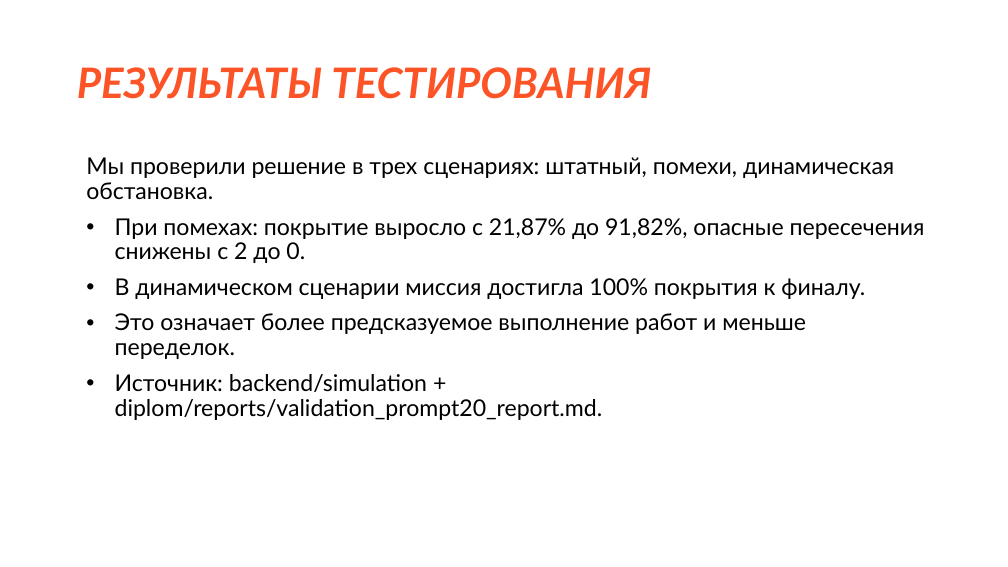
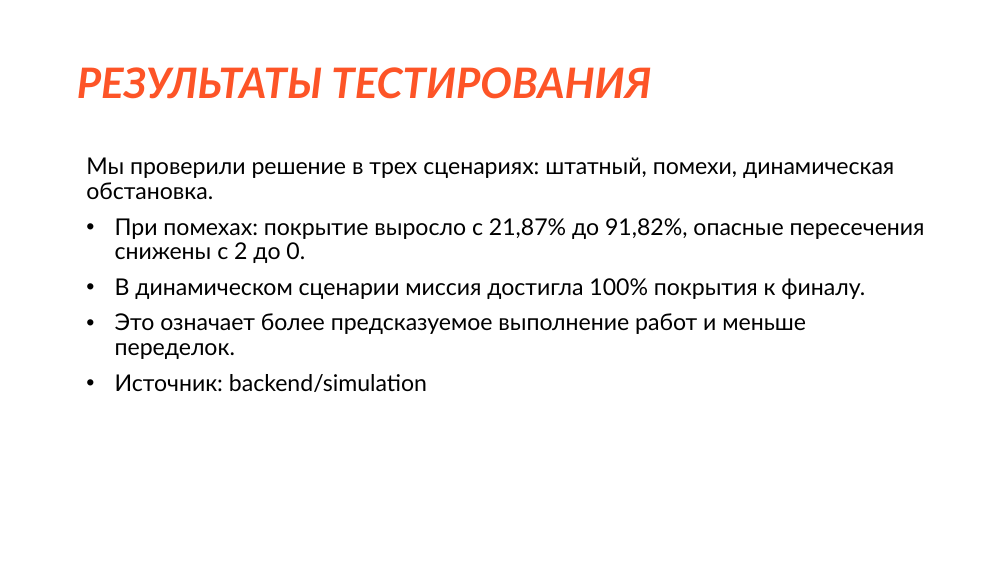
Before and after one commit to matveisut/safe-agri-route, a slide deck: slide 6 of diplom/contest/SafeAgriRoute_конкурс_презентация_заполненная.pptx. Drawn at 1008x567 pixels with LibreOffice and Linux fonts; fonts in the diff are those of the drawing; background and template pictures are left out. Boxes give left, top, right and bottom in pixels: in the first picture for what was removed or moved away, otherwise in the second. Text is boxed around its words. In the diff, an @@ line names an element or a change of style, - is before the commit and + after.

```diff
--- a/diplom/contest/SafeAgriRoute_конкурс_презентация_заполненная.pptx
+++ b/diplom/contest/SafeAgriRoute_конкурс_презентация_заполненная.pptx
@@ text at [115,374,427,392]: text changed @@
-• Источник: backend/simulation + diplom/reports/validation_prompt20_report.md.
+• Источник: backend/simulation
```
Also in this commit, not shown: 1 other slide changed, 4 other files.
